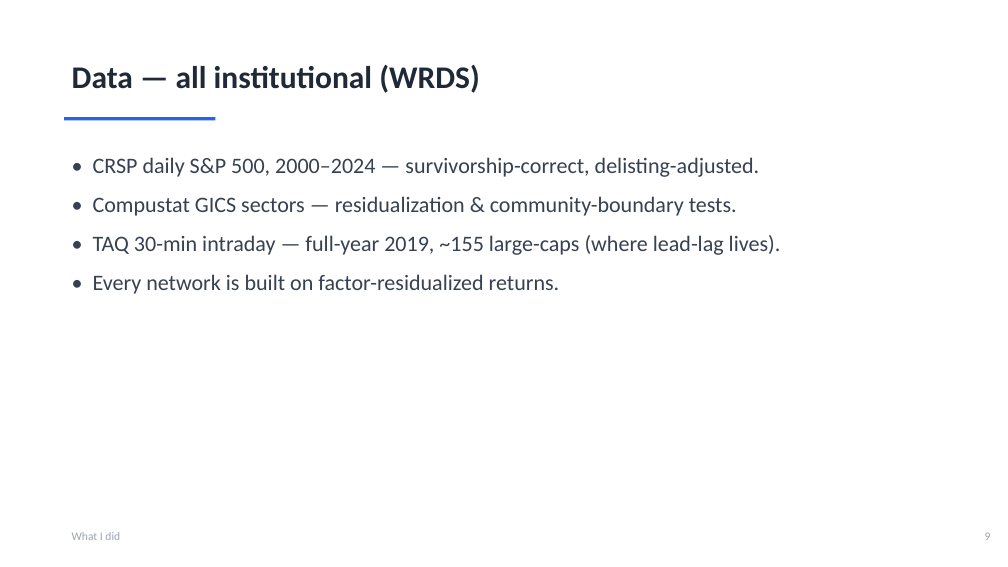
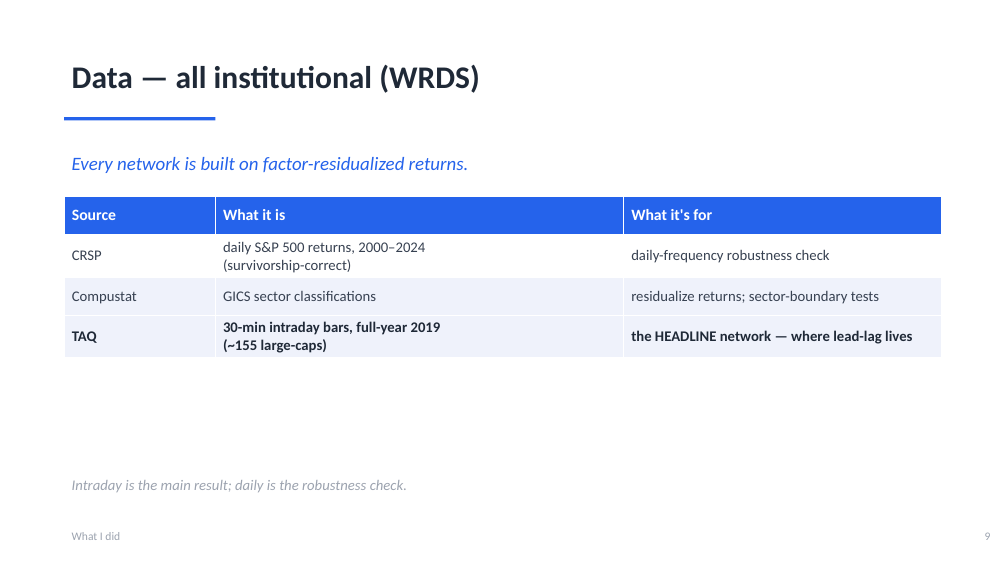
Before and after one commit to ivan-sit/Curvature-Lead-Lag-Model, a slide deck: slide 10 of slides/Ricci_Curvature_LeadLag.pptx. Drawn at 1008x567 pixels with LibreOffice and Linux fonts; fonts in the diff are those of the drawing. Boxes give left, top, right and bottom in pixels: in the first picture for what was removed or moved away, otherwise in the second. Text is boxed around its words. In the diff, an @@ line names an element or a change of style, - is before the commit and + after.

```diff
--- a/slides/Ricci_Curvature_LeadLag.pptx
+++ b/slides/Ricci_Curvature_LeadLag.pptx
@@ text added at [72,157,469,173], 18 pt, text #2563EB, italic @@
+Every network is built on factor-residualized returns.
@@ text removed at [93,157,781,294] @@
-• CRSP daily S&P 500, 2000–2024 — survivorship-correct, delisting-adjusted.
-• Compustat GICS sectors — residualization & community-boundary tests.
-• TAQ 30-min intraday — full-year 2019, ~155 large-caps (where lead-lag lives).
-• Every network is built on factor-residualized returns.
@@ table added at [64,197,941,357], 4 rows, 3 columns @@
+Source | What it is | What it's for
+CRSP | daily S&P 500 returns, 2000–2024 / (survivorship-correct) | daily-frequency robustness check
+Compustat | GICS sector classifications | residualize returns; sector-boundary tests
+TAQ | 30-min intraday bars, full-year 2019 / (~155 large-caps) | the HEADLINE network — where lead-lag lives
@@ text added at [72,480,407,492], 14 pt, text #9CA3AF, italic @@
+Intraday is the main result; daily is the robustness check.
```
Also in this commit, not shown: 4 other slides changed, 1 other file.
